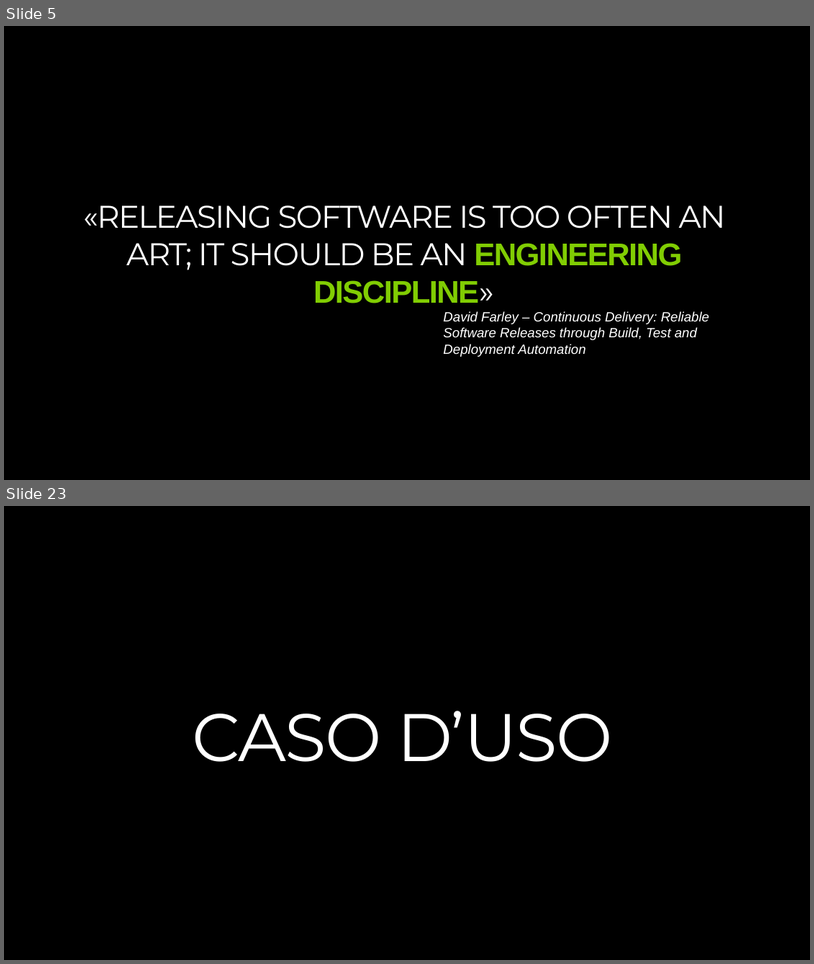
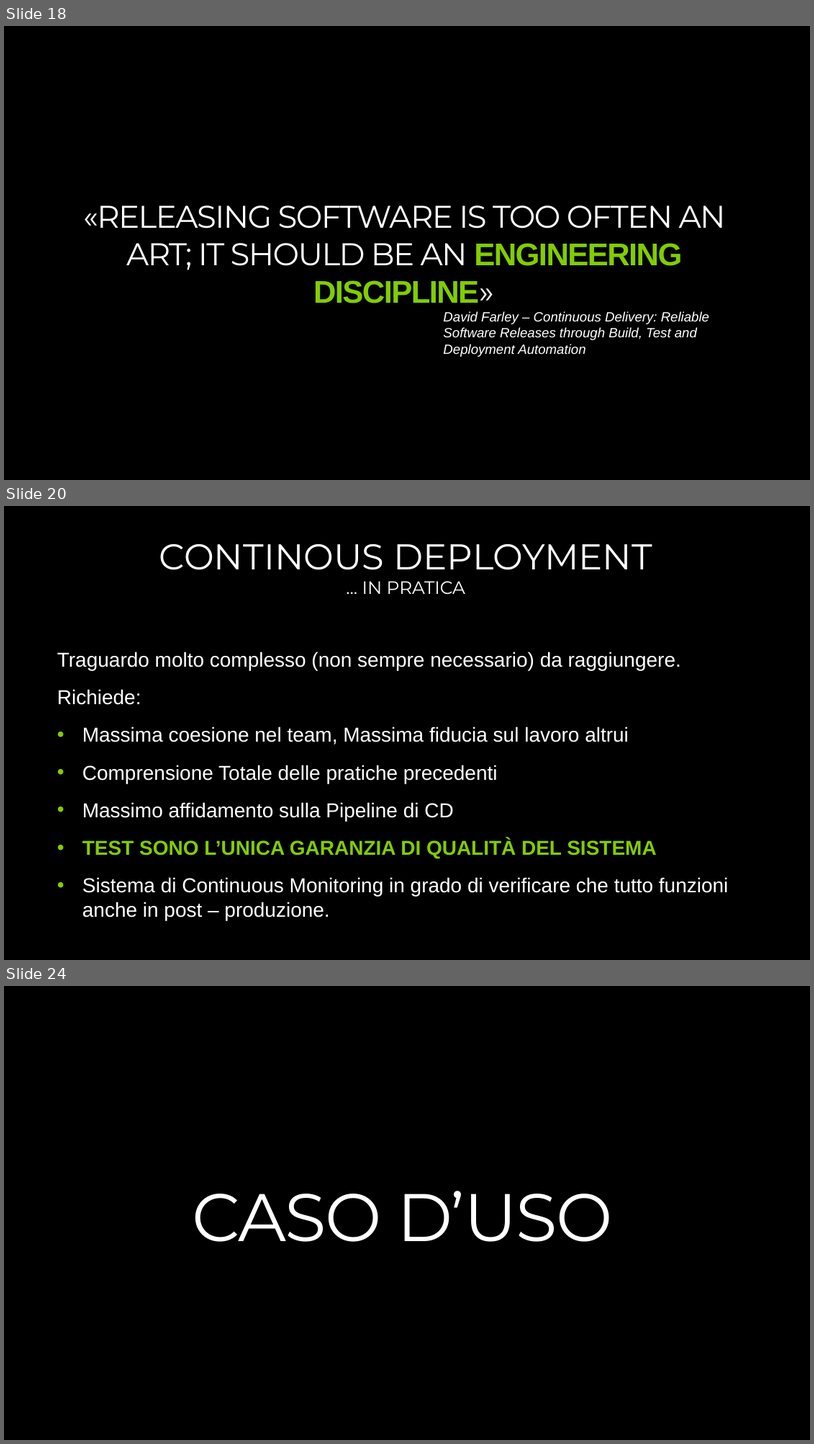
Before and after one commit to endless-upgrade/DevOpsHours, a slide deck: DEVOPS-3-TODO.pptx. Shown one above the other, each under a label of ours: slides 5 and 23 before the commit, slides 18, 20 and 24 after it; the slides between them are not shown. The pictures are 814x964 and 814x1444 pixels, drawn with LibreOffice and Linux fonts; fonts in the diff are those of the drawing; background and template pictures are left out. Boxes give left, top, right and bottom in pixels: in the first picture for what was removed or moved away, otherwise in the second. Text is boxed around its words. In the diff, an @@ line names an element or a change of style, - is before the commit and + after.

```diff
--- a/DEVOPS-3-TODO.pptx
+++ b/DEVOPS-3-TODO.pptx
@@ slide 20 added at box(4, 506, 810, 960), background #000000 @@
@@ title added at box(159, 544, 653, 570), 32 pt, text #FFFFFF @@
+CONTINOUS DEPLOYMENT
@@ subtitle added at box(363, 581, 466, 594), 16 pt, text #FFFFFF @@
+... IN PRATICA
@@ text added at box(57, 651, 728, 896), 18 pt, text #FFFFFF @@
+Traguardo molto complesso (non sempre necessario) da raggiungere.
+Richiede:
+• Massima coesione nel team, Massima fiducia sul lavoro altrui
+• Comprensione Totale delle pratiche precedenti
+• Massimo affidamento sulla Pipeline di CD
+• TEST SONO L’UNICA GARANZIA DI QUALITÀ DEL SISTEMA
+• Sistema di Continuous Monitoring in grado di verificare che tutto funzioni anche in post – produzione.
@@ what was slide 5 is now slide 18 @@
@@ what was slide 23 is now slide 24 @@
```
Also in this commit, not shown: 2 slides changed, 14 other slides added, 14 slides removed.
